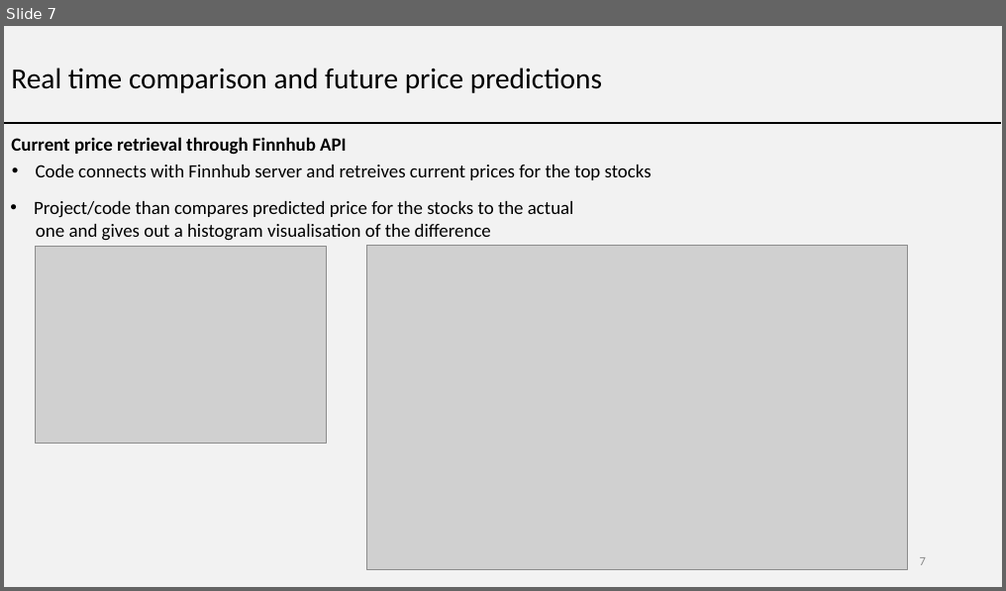
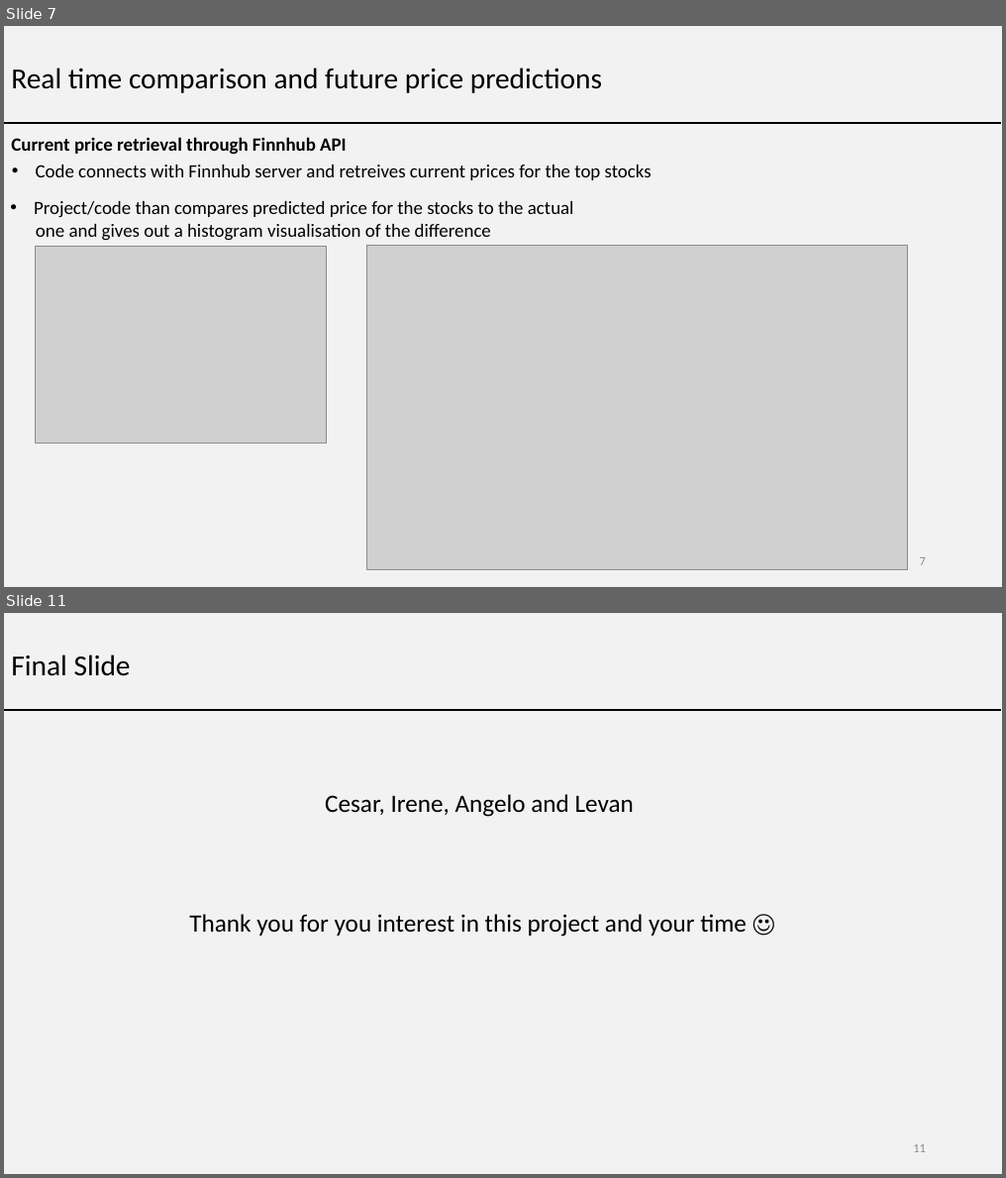
Before and after one commit to LevanGetia/Project-1, a slide deck: Project1 - stocks analysis PPT.pptx. Shown one above the other, each under a label of ours: slide 7 before the commit, slides 7 and 11 after it; the slides between them are not shown. The pictures are 1006x591 and 1006x1178 pixels, drawn with LibreOffice and Linux fonts; fonts in the diff are those of the drawing; grey boxes stand for pictures. Boxes give left, top, right and bottom in pixels: in the first picture for what was removed or moved away, otherwise in the second. Text is boxed around its words. In the diff, an @@ line names an element or a change of style, - is before the commit and + after.

```diff
--- a/Project1 - stocks analysis PPT.pptx
+++ b/Project1 - stocks analysis PPT.pptx
@@ slide 11 added at (4, 613, 1002, 1174), background #F2F2F2 @@
@@ text added at (11, 655, 131, 676), 28 pt, text #000000 @@
+Final Slide
@@ line added from (4, 710) to (1001, 710), #000000 2.5 pt @@
@@ text added at (189, 794, 746, 937), 24 pt, text #000000 @@
+Cesar, Irene, Angelo and Levan
+Thank you for you interest in this project and your time ☺
@@ page number added at (913, 1145, 926, 1153), 12 pt, text #8C8C8C @@
+11
```
Also in this commit, not shown: 4 slides changed, 1 other slide added, 1 other file.
